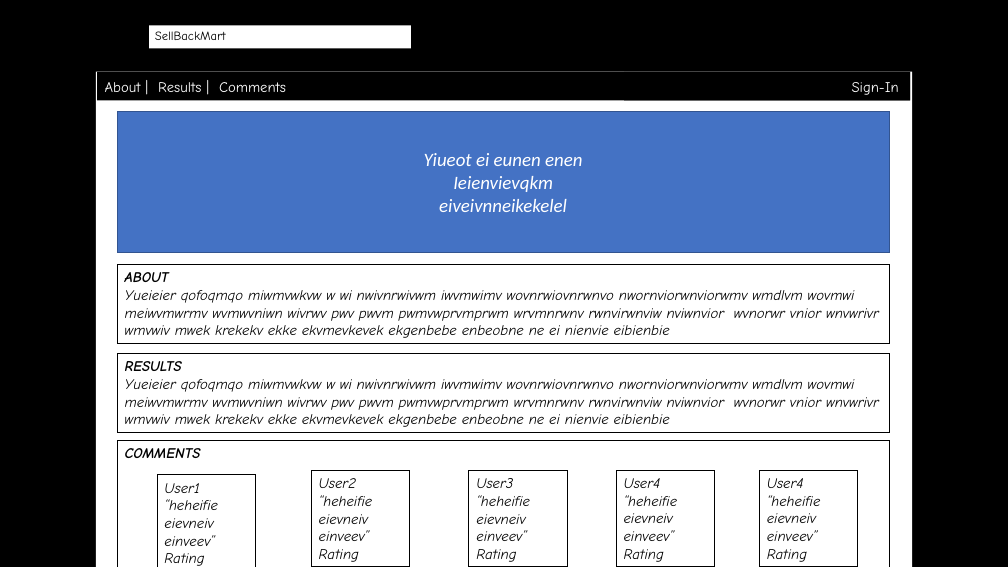
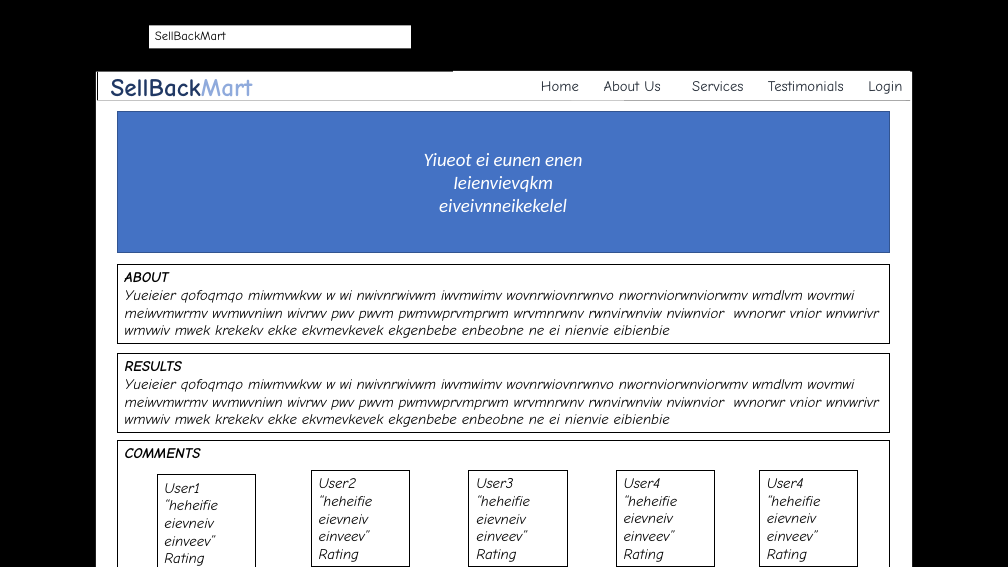
Before and after one commit to byllynho/SellBackMart, a slide deck: slide 1 of docs/wireframes/wireframes.pptx. Drawn at 1008x567 pixels with LibreOffice and Linux fonts; fonts in the diff are those of the drawing; background and template pictures are left out. Boxes give left, top, right and bottom in pixels: in the first picture for what was removed or moved away, otherwise in the second. Text is boxed around its words. In the diff, an @@ line names an element or a change of style, - is before the commit and + after.

```diff
--- a/docs/wireframes/wireframes.pptx
+++ b/docs/wireframes/wireframes.pptx
@@ rectangle added at bbox=[98, 72, 911, 101], fill #FFFFFF, 24 pt, text #203864, bold @@
+SellBackMart
@@ text in rectangle at bbox=[105, 79, 143, 96]: text changed @@
-About | Results | Comments
+Home
@@ rectangle added at bbox=[453, 71, 910, 100], fill #FFFFFF, 14 pt, text #222A35 @@
+Home About Us Services Testimonials Login
@@ rectangle added at bbox=[572, 72, 906, 101], fill #FFFFFF, 14 pt, text #222A35 @@
+Catalog Users Profile Username
```
Also in this commit, not shown: 5 other slides changed, 2 other files.
